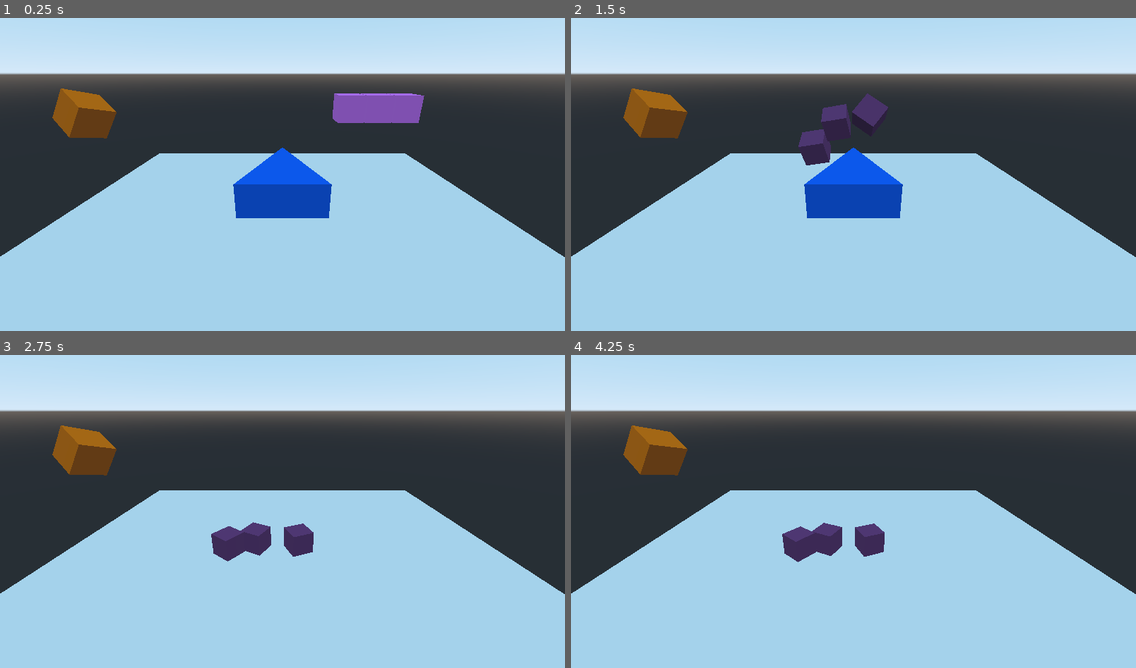
Above: before the commit, frames 1-4 (two rows, left to right).
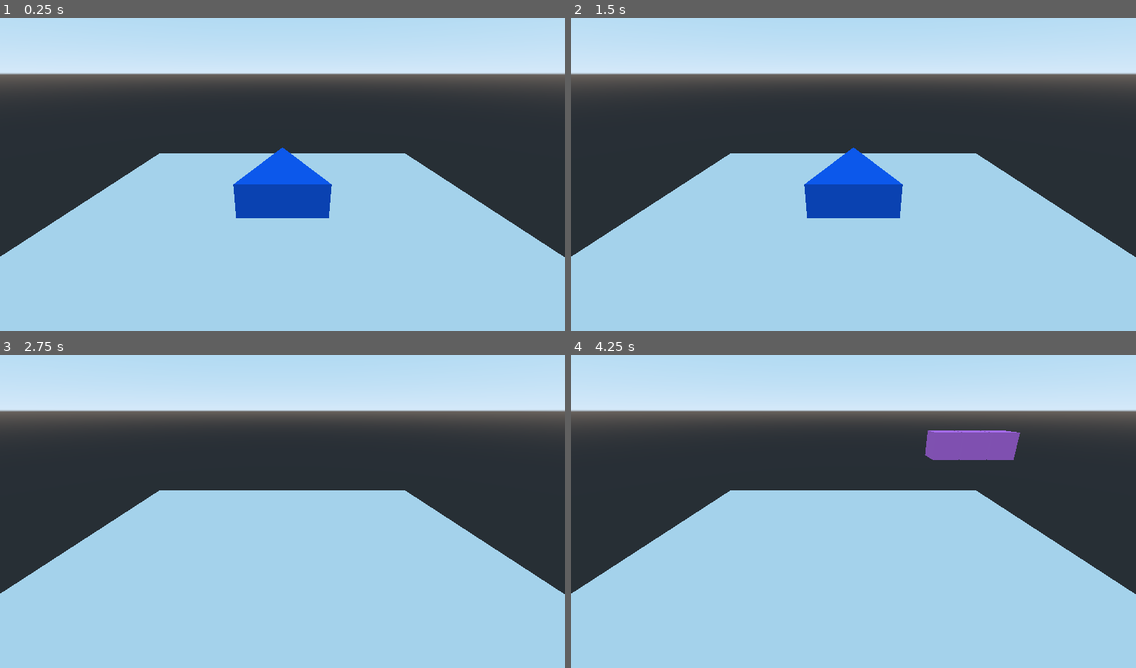
Above: after the commit, the same moments.

Repository: xaqui/Cubecelios
Game: Godot game, scene res://scenes/test.tscn
Same seed, same stepped clock (60 frames per second), same inputs: the game is played once before the commit and once after it.
Inputs (mouse positions are in pixels of both pictures, inside the frame that each line leads up to):
- Up to frame 1 (0.25 s): no input
- Up to frame 2 (1.5 s): move the mouse to (977, 149) at 0.52 s; press the mouse at (977, 149) at 0.53 s; move the mouse to (740, 183) at 1.27 s; release the mouse at (740, 183) at 1.28 s; click (740, 183) at 1.35 s
- Up to frame 3 (2.75 s): move the mouse to (339, 430) at 2.02 s; hold Down (move_bw) from 2.03 s (still down); click (339, 430) at 2.3 s
- Up to frame 4 (4.25 s): move the mouse to (825, 567) at 2.77 s; release Down (move_bw) at 2.78 s; tap Up (move_fw) at 2.85 s; click (825, 567) at 3.05 s; tap Enter at 3.5 s; move the mouse to (1023, 552) at 3.52 s; hold Left (move_l) from 3.53 s (still down); click (1023, 552) at 3.8 s; tap R (debug_r, bound only after the commit) at 4.15 s

The runs differ from the first frame. In frame 1, 2.8% of the frame differs, in the area x 9-76%, y 22-39%; in frame 2, 2.3%; in frame 3, 2.7%; in frame 4, 4.2%, in the area x 9-80%, y 22-67%.

Commit message:
Clean-up mechanics demo

Diff:
--- a/Player.gd
+++ b/Player.gd
@@ -11,7 +11,6 @@
 	var input_vector = get_input_vector()
 
 	if Input.is_action_pressed("fire"):
-		var direct_state = get_world().direct_space_state
 		check_collision()
 		get_node("RayRender").show()
 	if Input.is_action_just_released("fire"):
--- a/project.godot
+++ b/project.godot
@@ -49,6 +49,11 @@
 "events": [ Object(InputEventMouseButton,"resource_local_to_scene":false,"resource_name":"","device":0,"alt":false,"shi …(212 unchanged characters)…
  ]
 }
+debug_r={
+"deadzone": 0.5,
+"events": [ Object(InputEventKey,"resource_local_to_scene":false,"resource_name":"","device":0,"alt":false,"shift":false,"control":false,"meta":false,"command":false,"pressed":false,"scancode":82,"unicode":0,"echo":false,"script":null)
+ ]
+}
 
 [physics]
 
--- a/scenes/Holder.gd
+++ b/scenes/Holder.gd
@@ -1,18 +1,7 @@
 extends Spatial
 
-var pos
 var block
-var live = true
-
-#func _ready():
-#	add_child(load("res://scenes/NormalShipBlock.tscn").instance(), true)
-#	block = get_node("NormalShipBlock")
 
 func spawn_block():
 	add_child(load("res://scenes/NormalShipBlock.tscn").instance(), true)
 	block = get_node("NormalShipBlock")
-
-func _process(delta):
-	#if locked:
-	#	block.translation = self.translation
-	pass
--- /dev/null
+++ b/scenes/PathFollow.gd
@@ -0,0 +1,14 @@
+extends PathFollow
+
+var ship3
+
+func _process(delta):
+	if Input.is_action_just_pressed("debug_r"):
+		for name in Global.names:
+			print(name)
+		offset = 0
+		if ship3 != null:
+			ship3.call_deferred('free')
+		add_child(load("res://scenes/Ship3x3x3.tscn").instance(), true)
+		ship3 = get_node("Ship3x3x3")
+		ship3.set_name(Global.generate_unique_name())
--- a/scenes/Ship3x3x3.gd
+++ b/scenes/Ship3x3x3.gd
@@ -8,7 +8,7 @@
 func _ready():
 	var pos = 0
 	pathf = get_parent()
-	for i in range(PARTS_AMOUNT):
+	for _i in range(PARTS_AMOUNT):
 		add_child(Spatial.new())
 	for holder in get_children():
 		holder.translation.x += pos
--- a/scenes/test.tscn
+++ b/scenes/test.tscn
@@ -1,19 +1,11 @@
-[gd_scene load_steps=10 format=2]
+[gd_scene load_steps=6 format=2]
 
 [ext_resource path="res://scenes/Player.tscn" type="PackedScene" id=1]
-[ext_resource path="res://scenes/RigidBody.gd" type="Script" id=2]
-[ext_resource path="res://scenes/Ship3x3x3.tscn" type="PackedScene" id=3]
+[ext_resource path="res://scenes/PathFollow.gd" type="Script" id=4]
 
 [sub_resource type="CubeMesh" id=1]
 
 [sub_resource type="BoxShape" id=2]
-
-[sub_resource type="CubeMesh" id=3]
-
-[sub_resource type="SpatialMaterial" id=4]
-albedo_color = Color( 1, 0.494118, 0, 1 )
-
-[sub_resource type="BoxShape" id=5]
 
 [sub_resource type="Curve3D" id=6]
 _data = {
@@ -39,30 +31,10 @@
 [node name="Player" parent="." instance=ExtResource( 1 )]
 transform = Transform( 1, 0, 0, 0, 1, 0, 0, 0, 1, 0, 10.1168, 10.8073 )
 
-[node name="PartHolder" type="Spatial" parent="."]
-transform = Transform( 0.395567, 0.53883, 0.743767, -0.253015, 0.842415, -0.475732, -0.882898, 0, 0.469564, -12.0281, 10.2677, 1.89053 )
-
-[node name="RigidBody" type="RigidBody" parent="PartHolder"]
-transform = Transform( 1, 4.47035e-08, 2.23517e-08, 7.45058e-09, 1, 5.96046e-08, 7.45058e-09, -2.98023e-08, 1, 0, 0, 0 )
-axis_lock_linear_x = true
-axis_lock_linear_y = true
-axis_lock_linear_z = true
-script = ExtResource( 2 )
-
-[node name="MeshInstance" type="MeshInstance" parent="PartHolder/RigidBody"]
-mesh = SubResource( 3 )
-material/0 = SubResource( 4 )
-
-[node name="CollisionShape" type="CollisionShape" parent="PartHolder/RigidBody"]
-shape = SubResource( 5 )
-
 [node name="Path" type="Path" parent="."]
 transform = Transform( 1, 0, 0, 0, 1, 0, 0, 0, 1, 0, 10.1091, 0 )
 curve = SubResource( 6 )
 
 [node name="PathFollow" type="PathFollow" parent="Path"]
 transform = Transform( 1, 0, 0, 0, 1, 0, 0, 0, 1, 7.70763, -9.53674e-07, -2.59338 )
-
-[node name="Ship3x3x3" parent="Path/PathFollow" instance=ExtResource( 3 )]
-
-[connection signal="hit" from="Player" to="PartHolder/RigidBody" method="_on_Player_hit"]
+script = ExtResource( 4 )
--- a/scripts/global.gd
+++ b/scripts/global.gd
@@ -2,10 +2,15 @@
 
 var player
 var names = []
+var count = 0
 
 func generate_unique_name():
-	var name = "tmp_" + String(rand_range(0,999))
-	if not names.find(name):
+	var name = "tmp_" + String(count)
+	if count == 999:
+		count = 0
+	if names.find(name) == -1:
 		names.append(name)
+		count += 1
 		return name
-	return "fail"
+	else:
+		return "fail"
